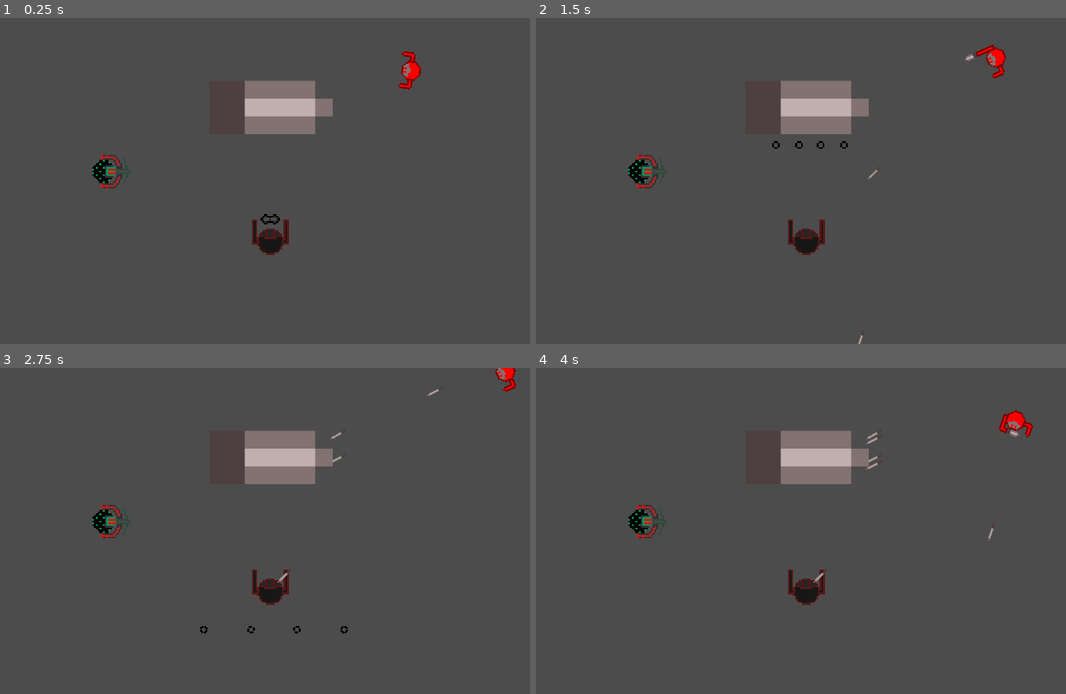
Above: before the commit, frames 1-4 (two rows, left to right).
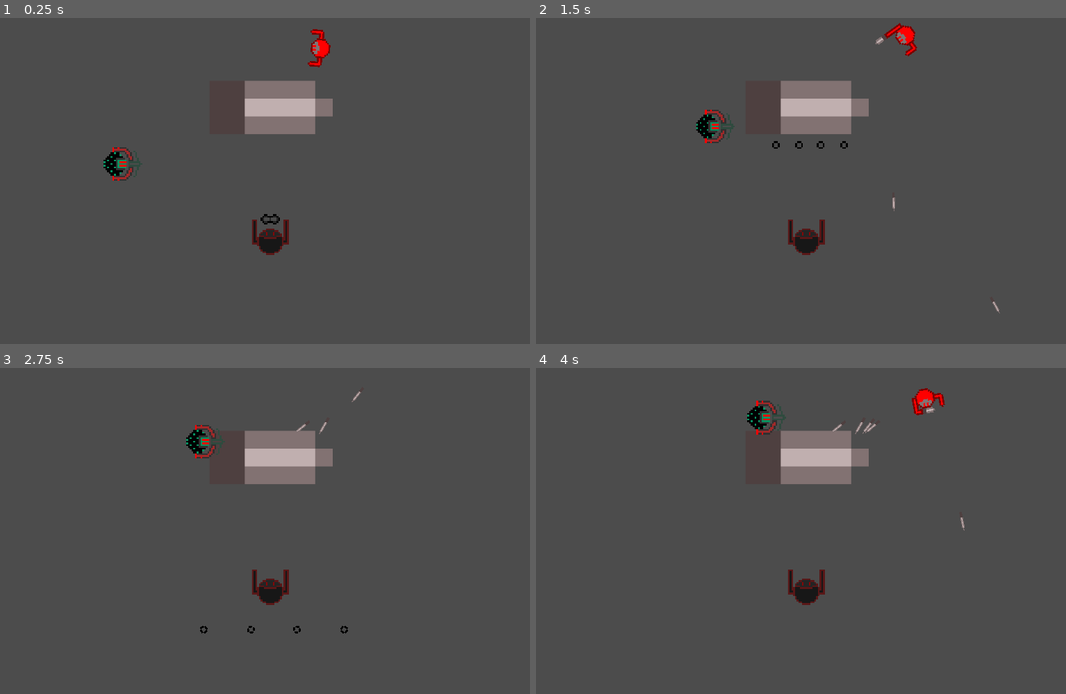
Above: after the commit, the same moments.

Repository: tylerecouture/tkl-quest
Game: Godot game, scene res://Game.tscn
Same seed, same stepped clock (60 frames per second), same inputs: the game is played once before the commit and once after it.
Inputs (mouse positions are in pixels of both pictures, inside the frame that each line leads up to):
- Up to frame 1 (0.25 s): no input
- Up to frame 2 (1.5 s): move the mouse to (917, 164) at 0.52 s; hold D (move_right) 0.53-1.28 s; hold Space (throw_projectile) 0.53-1.28 s; move the mouse to (684, 197) at 1.27 s; hold W (move_down) from 1.28 s (still down); tap Space (throw_projectile) at 1.35 s
- Up to frame 3 (2.75 s): move the mouse to (312, 459) at 2.02 s; release W (move_down) at 2.03 s; hold D (move_right) from 2.03 s (still down); hold Space (throw_projectile) from 2.03 s (still down)
- Up to frame 4 (4 s): move the mouse to (763, 596) at 2.77 s; release D (move_right) at 2.78 s; release Space (throw_projectile) at 2.78 s; hold S (move_up) 2.78-3.53 s; tap Space (throw_projectile) at 2.85 s; move the mouse to (960, 579) at 3.52 s; hold A (move_left) from 3.53 s (still down); hold Space (throw_projectile) from 3.53 s (still down)

The runs differ from the first frame. In frame 1, 1.2% of the frame differs, in the area x 17-80%, y 3-53%; in frame 2, 1.5%; in frame 3, 1.2%; in frame 4, 1.7%, in the area x 17-94%, y 6-66%.

Commit message:
turn smooth(ish)

Diff:
--- a/Archer.gd
+++ b/Archer.gd
@@ -21,7 +21,10 @@
 	if can_rotate:
 		if player_in_range:
 			if target != null:
-				look_at(target.position)
+#				var vector_to_player = target.position - global_position
+#				var angle = vector_to_player.angle()
+				var angle = global_position.angle_to(target.position)
+				rotation = lerp(rotation, rotation + angle, 0.06)
 
 
 
@@ -39,7 +42,6 @@
 	get_parent().add_child(arrow)
 	$Fire_Rate_Timer.start()
 	$Sprite.play("Idle")
-	print("hi")
 	can_rotate = true
 
 func _on_Fire_Rate_Timer_timeout():
--- a/Archer.tscn
+++ b/Archer.tscn
@@ -53,6 +53,7 @@
 position = Vector2( 55, 0 )
 
 [node name="Fire_Rate_Timer" type="Timer" parent="."]
+one_shot = true
 
 [node name="sense" type="Area2D" parent="."]
 scale = Vector2( 0.996781, 1 )
--- a/Game.tscn
+++ b/Game.tscn
@@ -1,9 +1,10 @@
-[gd_scene load_steps=6 format=2]
+[gd_scene load_steps=7 format=2]
 
 [ext_resource path="res://Player.tscn" type="PackedScene" id=1]
 [ext_resource path="res://Assets/New Piskel-6.png.png" type="Texture" id=2]
 [ext_resource path="res://Level_1_Boss.tscn" type="PackedScene" id=3]
 [ext_resource path="res://Archer.tscn" type="PackedScene" id=4]
+[ext_resource path="res://Components/MovementManager.tscn" type="PackedScene" id=5]
 
 [sub_resource type="RectangleShape2D" id=1]
 extents = Vector2( 111, 46 )
@@ -12,7 +13,7 @@
 scale = Vector2( 1.01338, 1.0234 )
 
 [node name="Player" parent="." instance=ExtResource( 1 )]
-position = Vector2( 785.492, 94.7821 )
+position = Vector2( 620.695, 54.7196 )
 collision_layer = 2
 accuracy = 0.187
 
@@ -38,4 +39,9 @@
 [node name="Archer" parent="." instance=ExtResource( 4 )]
 position = Vector2( 226, 276 )
 
+[node name="MovementManager2" parent="Archer" instance=ExtResource( 5 )]
+
+[node name="Position2D" type="Position2D" parent="Archer/MovementManager2"]
+position = Vector2( 304.897, -200.761 )
+
 [editable path="Player"]
--- a/Player.tscn
+++ b/Player.tscn
@@ -12,6 +12,11 @@
 
 [sub_resource type="SpriteFrames" id=2]
 animations = [ {
+"frames": [ ExtResource( 5 ) ],
+"loop": true,
+"name": "Idle",
+"speed": 5.0
+}, {
 "frames": [ ExtResource( 5 ), ExtResource( 1 ), ExtResource( 2 ), ExtResource( 4 ) ],
 "loop": true,
 "name": "Walking_forward",
@@ -21,11 +26,6 @@
 "loop": true,
 "name": "Dagger_throw",
 "speed": 18.0
-}, {
-"frames": [ ExtResource( 5 ) ],
-"loop": true,
-"name": "Idle",
-"speed": 5.0
 } ]
 
 [node name="Player" type="KinematicBody2D"]
